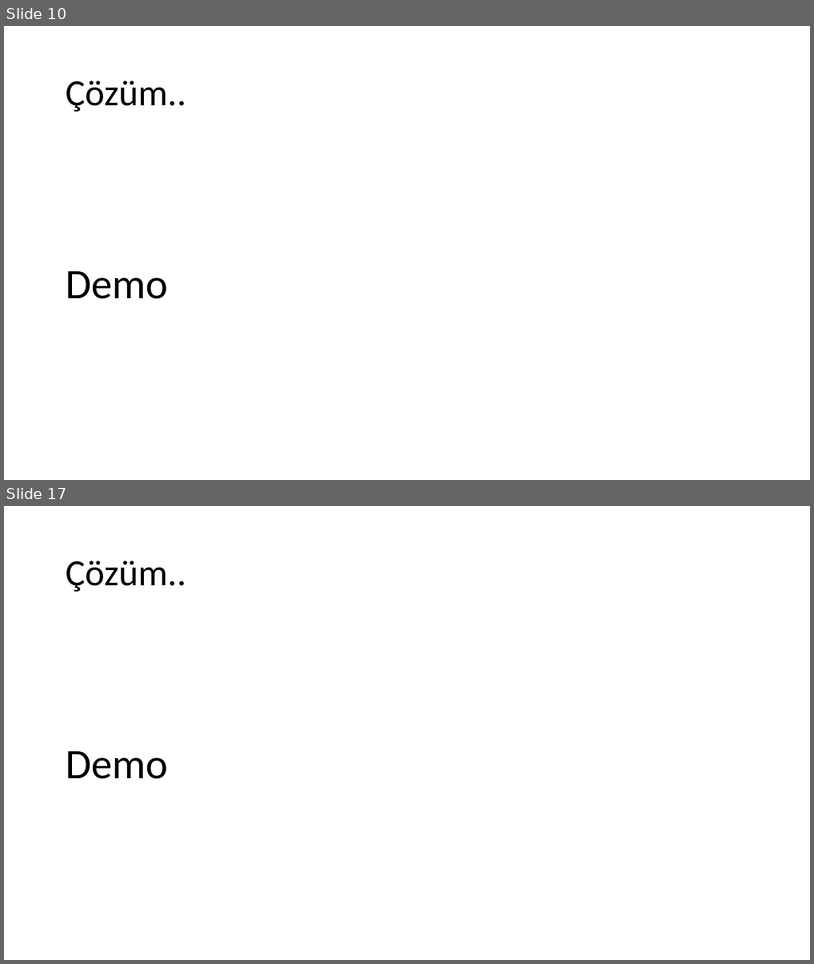
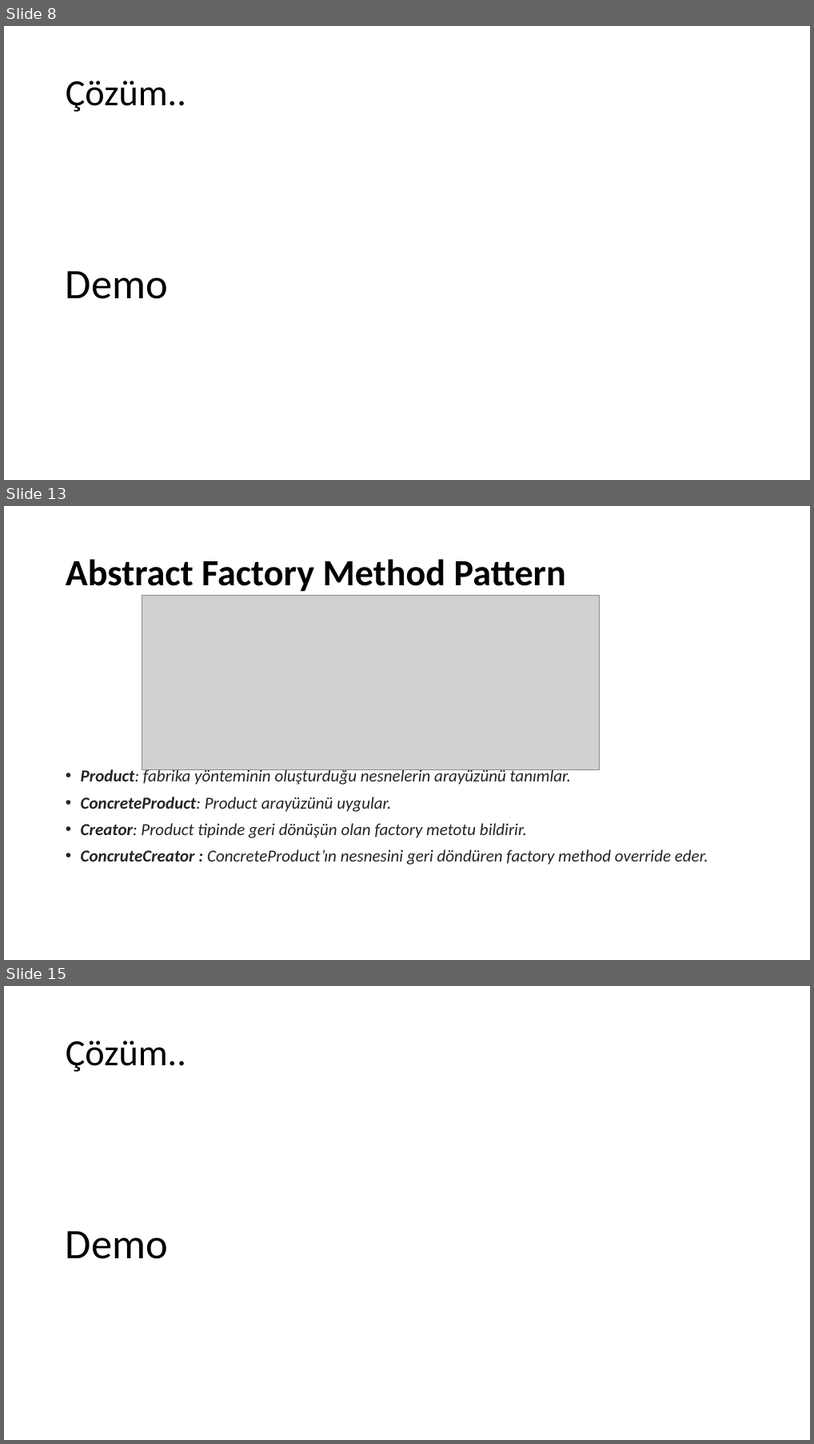
Before and after one commit to umiitkose/DesignPattern-Umiitkose, a slide deck: Tasarımdesenleri.pptx. Shown one above the other, each under a label of ours: slides 10 and 17 before the commit, slides 8, 13 and 15 after it; the slides between them are not shown. The pictures are 814x964 and 814x1444 pixels, drawn with LibreOffice and Linux fonts; fonts in the diff are those of the drawing; grey boxes stand for pictures. Boxes give left, top, right and bottom in pixels: in the first picture for what was removed or moved away, otherwise in the second. Text is boxed around its words. In the diff, an @@ line names an element or a change of style, - is before the commit and + after.

```diff
--- a/Tasarımdesenleri.pptx
+++ b/Tasarımdesenleri.pptx
@@ slide 13 added at (4, 506, 810, 960), background #FFFFFF @@
@@ title added at (66, 559, 566, 592), 44 pt, text #000000, bold @@
+Abstract Factory Method Pattern
@@ picture added at (142, 595, 600, 770) @@
@@ text added at (81, 768, 709, 864), 20 pt, text #242424, italic @@
+• Product: fabrika yönteminin oluşturduğu nesnelerin arayüzünü tanımlar.
+• ConcreteProduct: Product arayüzünü uygular.
+• Creator: Product tipinde geri dönüşün olan factory metotu bildirir.
+• ConcruteCreator : ConcreteProduct’ın nesnesini geri döndüren factory method override eder.
@@ what was slide 10 is now slide 8 @@
@@ what was slide 17 is now slide 15 @@
```
Also in this commit, not shown: 20 other slides added.
